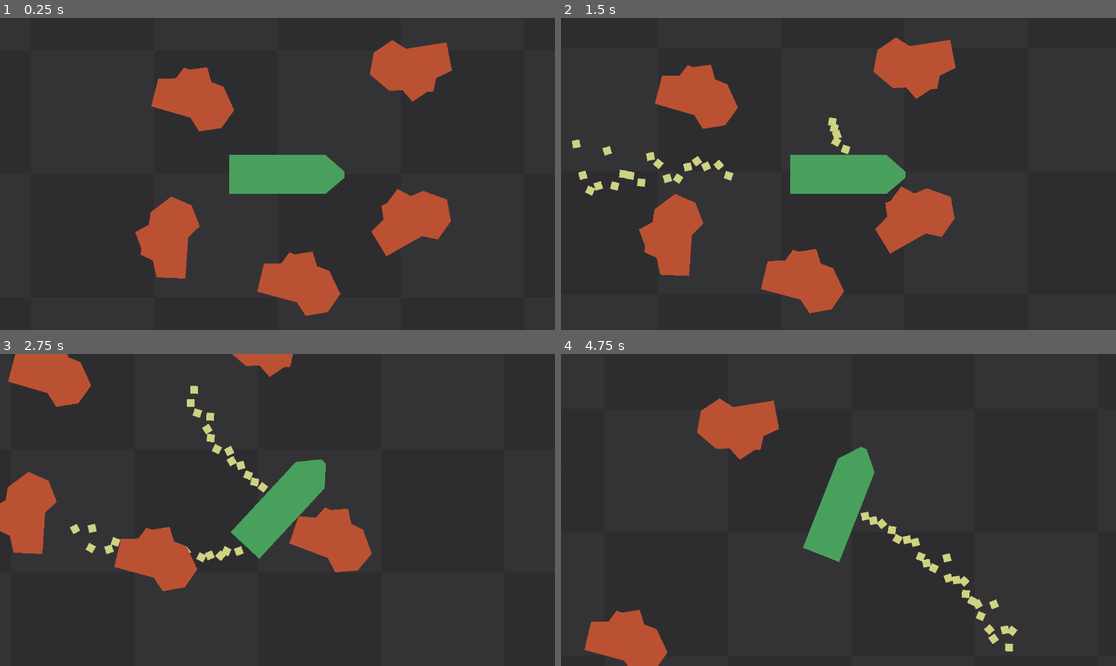
Above: before the commit, frames 1-4 (two rows, left to right).
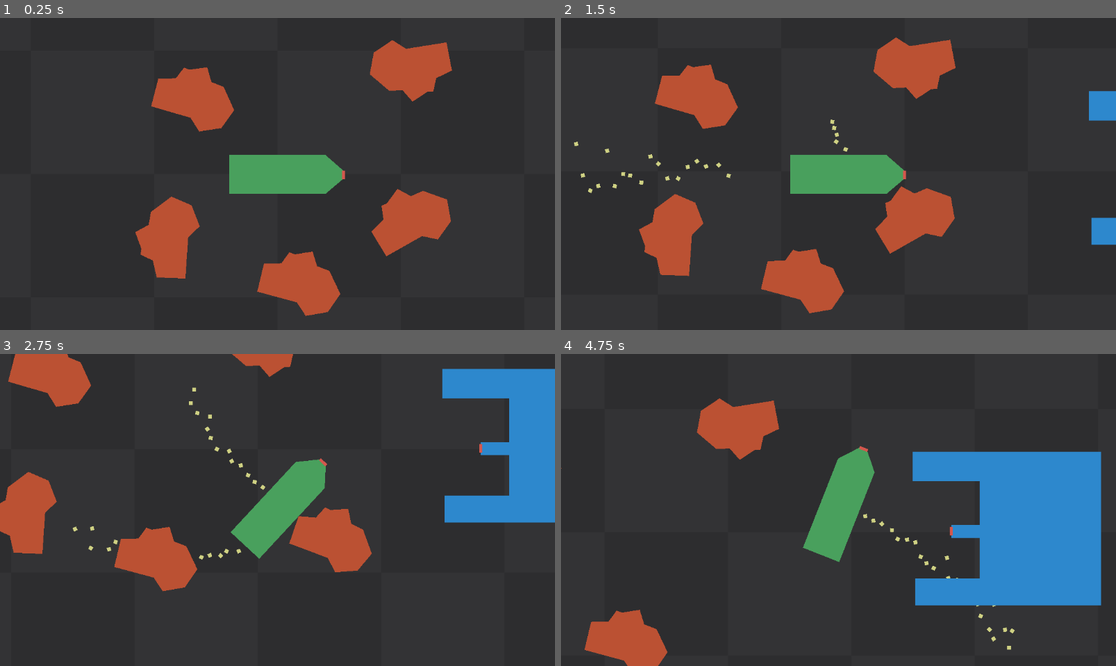
Above: after the commit, the same moments.

Repository: KevinStirling/flip_n_burn
Game: Godot game, scene res://scenes/Test.tscn
Same seed, same stepped clock (60 frames per second), same inputs: the game is played once before the commit and once after it. The project has no main scene, so this scene is started directly.
Inputs (mouse positions are in pixels of both pictures, inside the frame that each line leads up to):
- Up to frame 1 (0.25 s): no input
- Up to frame 2 (1.5 s): tap Enter at 0.5 s; move the mouse to (960, 158) at 0.52 s; hold D (right) 0.53-1.28 s; move the mouse to (727, 189) at 1.27 s; hold S (down) from 1.28 s (still down)
- Up to frame 3 (2.75 s): move the mouse to (333, 441) at 2.02 s; release S (down) at 2.03 s; hold D (right) from 2.03 s (still down)
- Up to frame 4 (4.75 s): move the mouse to (810, 572) at 2.77 s; release D (right) at 2.78 s; hold W (up) 2.78-3.53 s; move the mouse to (1005, 556) at 3.52 s; hold A (left) from 3.53 s (still down); move the mouse to (672, 463) at 4.27 s

The runs differ from the first frame. In frame 1, less than 0.1% of the frame differs, in the area x 61-63%, y 48-52%; in frame 2, 1.6%; in frame 3, 7.2%; in frame 4, 14%, in the area x 53-98%, y 29-96%.

Commit message:
feat: basic mounting component for airlocks and hardpoints

Diff:
--- a/project.godot
+++ b/project.godot
@@ -46,3 +46,7 @@
 "events": [Object(InputEventKey,"resource_local_to_scene":false,"resource_name":"","device":-1,"window_id":0,"alt_press …(192 unchanged characters)…
 ]
 }
+
+[layer_names]
+
+2d_physics/layer_2="mouse pickable"
--- /dev/null
+++ b/scenes/Mount.tscn
@@ -0,0 +1,36 @@
+[gd_scene format=3 uid="uid://dkg5hmo7ttiw1"]
+
+[ext_resource type="Script" uid="uid://bre5fonjag7be" path="res://scripts/mount_point.gd" id="1_y3foi"]
+
+[sub_resource type="RectangleShape2D" id="RectangleShape2D_wpnm8"]
+size = Vector2(84, 64)
+
+[sub_resource type="RectangleShape2D" id="RectangleShape2D_bk7jt"]
+size = Vector2(44, 26)
+
+[node name="Mount" type="Node2D" unique_id=635412626]
+script = ExtResource("1_y3foi")
+
+[node name="MountPoint" type="Polygon2D" parent="." unique_id=663416078]
+unique_name_in_owner = true
+position = Vector2(0, 5.9604645e-07)
+color = Color(0.8294225, 0.34291208, 0.30296946, 1)
+polygon = PackedVector2Array(-9, -3.0000005, 9, -3.0000005, 9, 2.9999995, -9, 2.9999995)
+
+[node name="MountRadius" type="Area2D" parent="." unique_id=420727267]
+unique_name_in_owner = true
+
+[node name="CollisionShape2D" type="CollisionShape2D" parent="MountRadius" unique_id=98897410]
+position = Vector2(0, -32)
+shape = SubResource("RectangleShape2D_wpnm8")
+
+[node name="IndicatorLinePoint" type="Marker2D" parent="." unique_id=1590231510]
+unique_name_in_owner = true
+
+[node name="HoverRadius" type="Area2D" parent="." unique_id=1301650152]
+unique_name_in_owner = true
+collision_layer = 2
+collision_mask = 0
+
+[node name="CollisionShape2D" type="CollisionShape2D" parent="HoverRadius" unique_id=199232223]
+shape = SubResource("RectangleShape2D_bk7jt")
--- a/scenes/Test.tscn
+++ b/scenes/Test.tscn
@@ -6,6 +6,7 @@
 [ext_resource type="Script" uid="uid://bh3b6eyb4rpch" path="res://scripts/ship.gd" id="4_jbd4l"]
 [ext_resource type="PackedScene" uid="uid://retre43571y6" path="res://scenes/Thruster.tscn" id="5_fu3ou"]
 [ext_resource type="PackedScene" uid="uid://c0kvucpgu4wqk" path="res://scenes/Rock.tscn" id="6_bhwsq"]
+[ext_resource type="PackedScene" uid="uid://dkg5hmo7ttiw1" path="res://scenes/Mount.tscn" id="7_qca6q"]
 
 [sub_resource type="ShaderMaterial" id="ShaderMaterial_8uh7m"]
 shader = ExtResource("1_amo3t")
@@ -27,6 +28,7 @@
 anchor_bottom = 1.0
 grow_horizontal = 2
 grow_vertical = 2
+mouse_filter = 2
 script = ExtResource("3_2loec")
 
 [node name="Ship" type="RigidBody2D" parent="." unique_id=1812203636]
@@ -77,6 +79,10 @@
 rotation = 1.5707964
 role = 1
 
+[node name="Mount" parent="Ship" unique_id=635412626 instance=ExtResource("7_qca6q")]
+position = Vector2(137, 2)
+rotation = 1.5707964
+
 [node name="Rock" parent="." unique_id=251278076 instance=ExtResource("6_bhwsq")]
 position = Vector2(265, -218)
 rotation = -2.7829535
@@ -95,3 +101,18 @@
 [node name="Rock5" parent="." unique_id=1692790062 instance=ExtResource("6_bhwsq")]
 position = Vector2(-226, 121.00003)
 rotation = -0.98735976
+
+[node name="Station" type="StaticBody2D" parent="." unique_id=563440380]
+position = Vector2(641, 9)
+
+[node name="Polygon2D" type="Polygon2D" parent="Station" unique_id=223913134]
+color = Color(0.17883888, 0.5372504, 0.8065129, 1)
+polygon = PackedVector2Array(3, 143, 389, 143, 389, -176, -2, -176, -2, -115, 137, -115, 137, -24, 78, -24, 78, 3, 137, 3, 137, 87, 3, 87)
+
+[node name="CollisionPolygon2D" type="CollisionPolygon2D" parent="Station" unique_id=992030637]
+polygon = PackedVector2Array(3, 143, 389, 143, 389, -176, -2, -176, -2, -115, 137, -115, 137, -24, 78, -24, 78, 3, 137, 3, 137, 87, 3, 87)
+
+[node name="Mount" parent="Station" unique_id=111485324 instance=ExtResource("7_qca6q")]
+position = Vector2(78, -11)
+rotation = -1.5707964
+location = 1
--- a/scenes/Thruster.tscn
+++ b/scenes/Thruster.tscn
@@ -8,8 +8,8 @@
 
 [sub_resource type="GradientTexture2D" id="GradientTexture2D_bk7jt"]
 gradient = SubResource("Gradient_at0vl")
-width = 16
-height = 16
+width = 8
+height = 8
 
 [sub_resource type="ParticleProcessMaterial" id="ParticleProcessMaterial_ocnln"]
 particle_flag_disable_z = true
@@ -26,7 +26,7 @@
 linear_accel_min = 55.689995
 linear_accel_max = 73.649994
 
-[node name="Trail" type="GPUParticles2D" unique_id=772614042]
+[node name="Thruster" type="GPUParticles2D" unique_id=772614042]
 emitting = false
 amount = 24
 texture = SubResource("GradientTexture2D_bk7jt")
--- /dev/null
+++ b/scripts/mount_point.gd
@@ -0,0 +1,86 @@
+class_name MountPoint
+extends Node2D
+
+enum Mount { AIRLOCK, HARDPOINT }
+enum Location { SHIP, STATION, WEAPON }
+
+@export var mount: Mount = Mount.AIRLOCK
+@export var location: Location = Location.SHIP
+@export var highlight_color: Color = Color.WHITE
+@export var mouseover_color: Color = Color.GREEN
+
+var in_range: bool = false
+var _ship: Ship
+var _default_color: Color
+var _obj_in_radius: MountPoint
+
+@onready var mount_radius: Area2D = %MountRadius
+@onready var mount_point: Polygon2D = %MountPoint
+@onready var line_point: Marker2D = %IndicatorLinePoint
+@onready var hover_radius: Area2D = %HoverRadius
+
+
+## detect if a mount area enters another mount area
+## determine where each mount is located (if mount parent is ship)
+## if mount area is ship (player ship), and both mounts are airlock, move player ship to non player ship airlock
+func _ready() -> void:
+	if location == Location.SHIP:
+		_ship = get_parent() as Ship
+
+	_default_color = mount_point.color
+	mount_radius.area_entered.connect(enter_mount_radius)
+	mount_radius.area_exited.connect(exit_mount_radius)
+	hover_radius.mouse_entered.connect(mouse_entered)
+	hover_radius.mouse_exited.connect(mouse_exited)
+
+
+func _process(_delta: float) -> void:
+	queue_redraw()
+
+
+func _draw() -> void:
+	if in_range:
+		draw_line(
+			to_local(line_point.global_position),
+			to_local(_obj_in_radius.line_point.global_position),
+			Color.GREEN,
+			2.0,
+		)
+
+
+func mouse_exited() -> void:
+	if location != Location.STATION:
+		return
+	mount_point.color = highlight_color
+	if !in_range:
+		mount_point.color = _default_color
+
+
+func mouse_entered() -> void:
+	print("mouse entered")
+	if location != Location.STATION:
+		return
+	if in_range:
+		mount_point.color = mouseover_color
+
+
+func enter_mount_radius(area: Area2D) -> void:
+	if not area.get_parent() is MountPoint:
+		return
+	_obj_in_radius = area.get_parent() as MountPoint
+
+	print(mount, " mount point detected for ", location)
+	in_range = true
+	if location == Location.STATION:
+		mount_point.color = highlight_color
+	print("line_point pos: ", line_point.global_position)
+
+
+func exit_mount_radius(area: Area2D) -> void:
+	if not area.get_parent() is MountPoint:
+		return
+	_obj_in_radius = null
+	print(mount, " mount point has left radius of ", location)
+	in_range = false
+	if location == Location.STATION:
+		mount_point.color = _default_color
Not shown, added: scripts/mount_point.gd.uid
